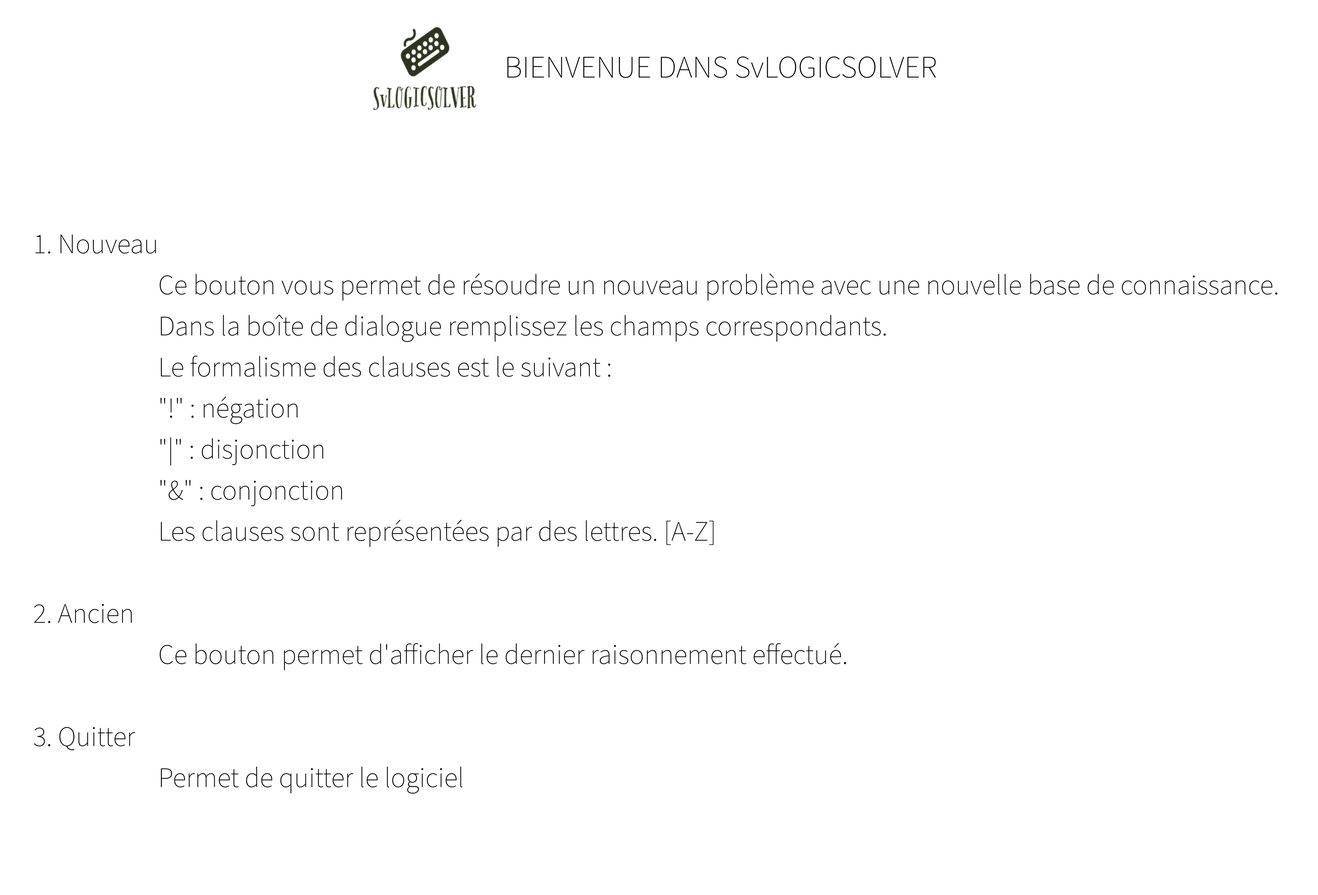
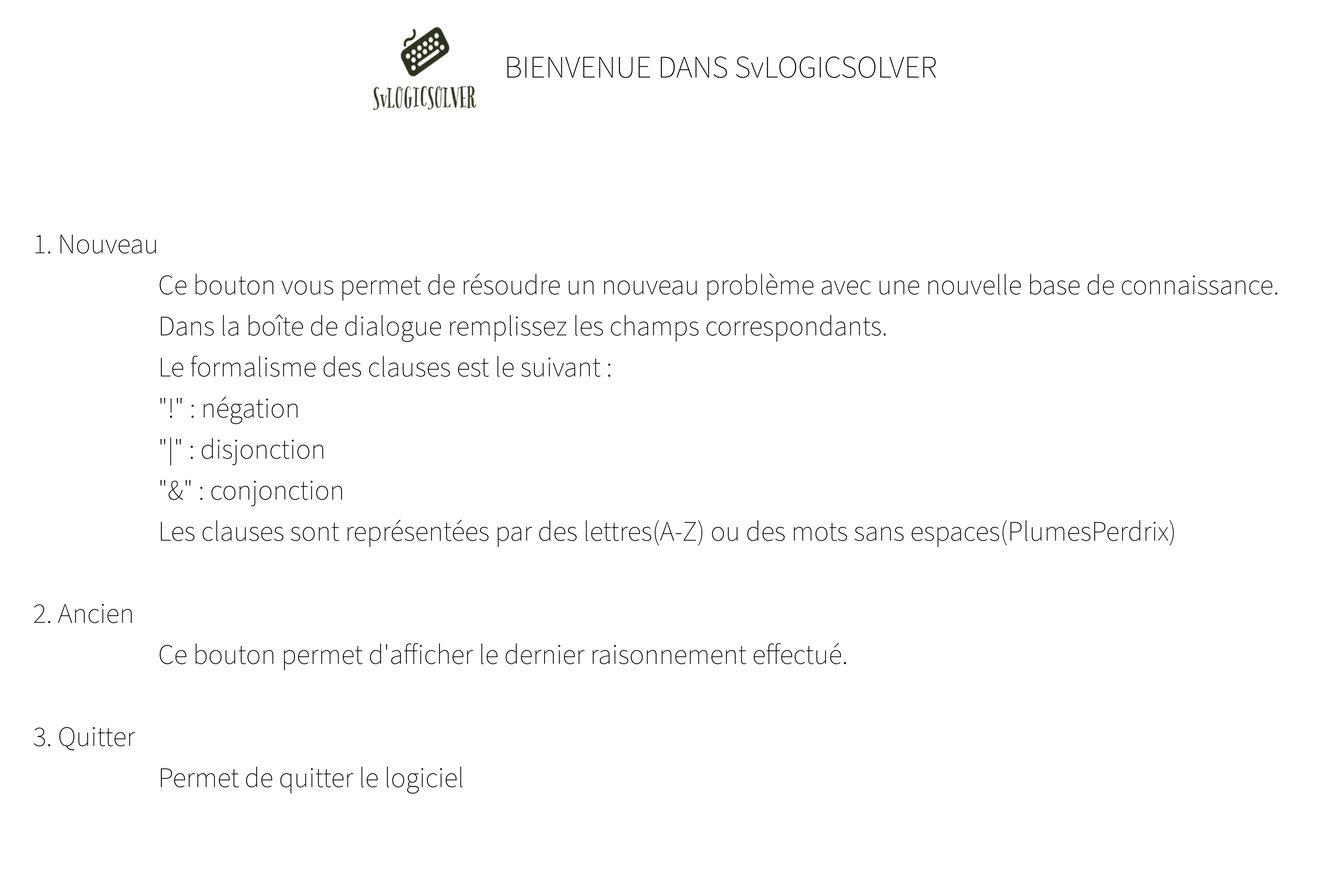
Layer changes from the first 1318×895 image to the second:
painted on "Layer 1" over [97, 57, 1175, 786]
